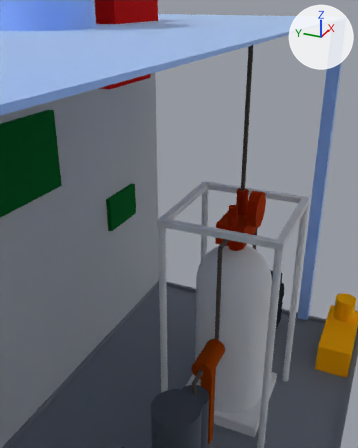
The glTF model media/model.glb as it was, and as the next commit left it.
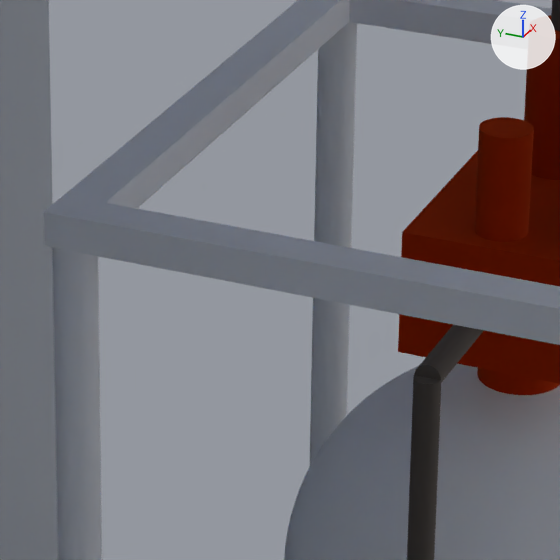
There are two pictures of each version: one from a 50 mm lens placed at (-0.4344, -0.2257, 0.633), pointed at (0.1427, 0.034, 0.3444), one close up on the part from 42% to 68% of the width and 41% to 62% of the height. The axes (+X, +Y, +Z) are drawn at upper right. The lights are the same throughout. The older version's two pictures come first. Where no turn or scale is listed for an object, it has been applied to the vertices. Vertices at exactly the same position are counted once.

Names of what the first close-up shows: 'Gas lines, 6 mm', 'Hydrogen buffer tank, 2 L, with guard', 'Instrument back panel', 'Tank manifold: sensors, relief, gauge'.
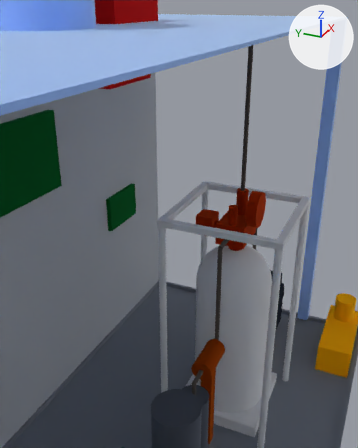
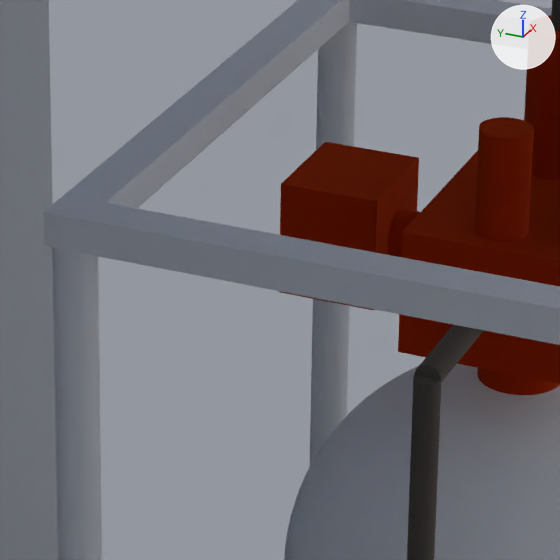
The edits, one by one:
me_tank_manifold__sensors__relief__gauge is used by ob_tank_manifold__sensors__relief__gauge; location (0.0, 0.0, 0.0).
me_tank_manifold__sensors__relief__gauge had 1017 vertices, 2030 faces and spanned x 0.145..0.205, y -0.074..-0.02, z 0.3068..0.3978.
me_tank_manifold__sensors__relief__gauge now has 1277 vertices, 2550 faces and spans x 0.145..0.205, y -0.074..0.016, z 0.3068..0.3978.
Part 1, on me_tank_manifold__sensors__relief__gauge:
2 faces are deleted.
134 vertices are added at x 0.161..0.189, y -0.02..0.016, z 0.3248..0.3528.
126 new vertices lie (0.0, 0.012, 0.0) away from vertices in x 0.169..0.181, y -0.02, z 0.3328..0.3448.
522 new faces join them.

Pixel boxes [x1, y1, x2, y2] of what changed, in the close-ups (560 x 560 px):
'Tank manifold: sensors, relief, gauge', reshaped
    before: [398, 15, 560, 395]
    after: [279, 15, 560, 395]
part 1 of me_tank_manifold__sensors__relief__gauge, built on
    after: [279, 142, 420, 310]
